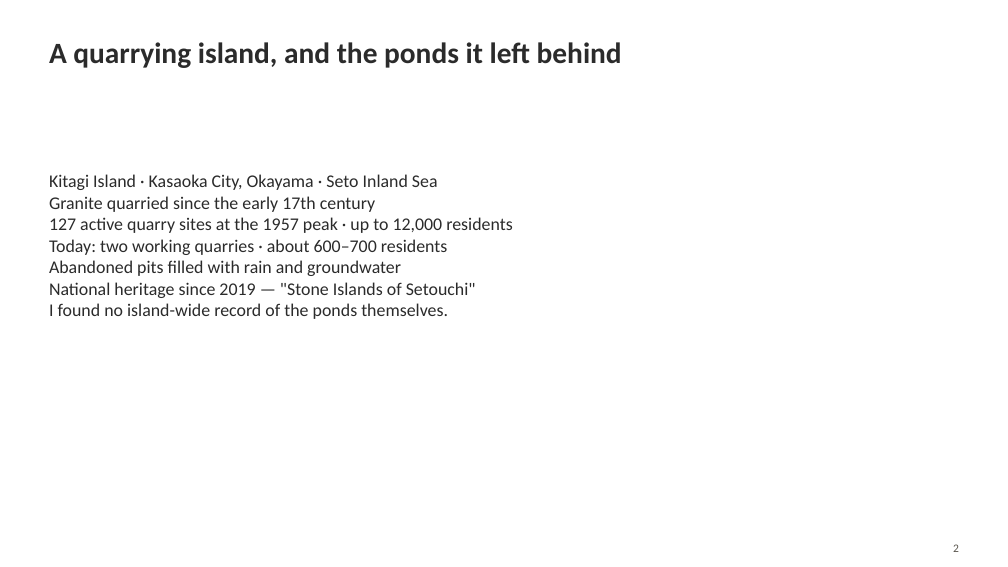
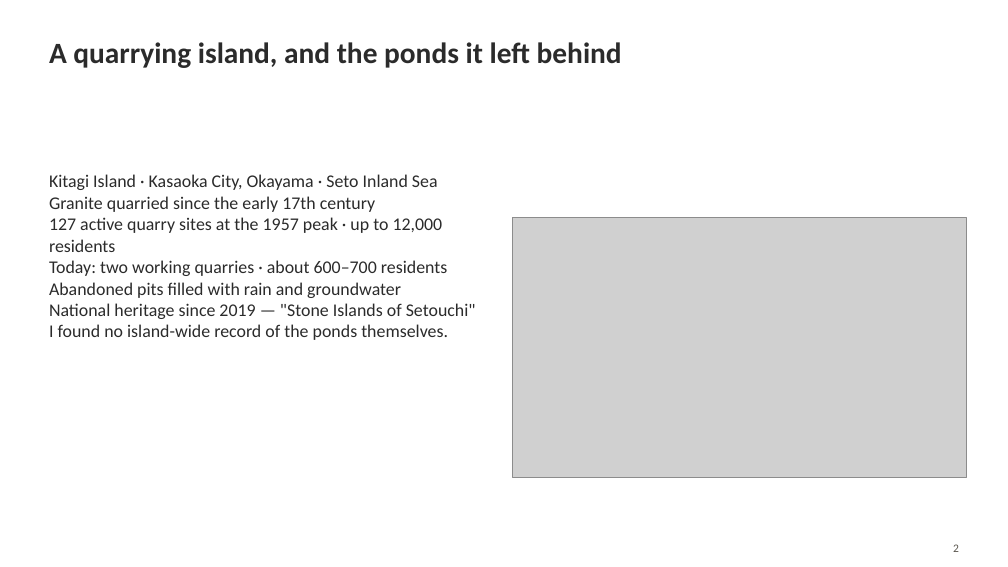
Before and after one commit to mopinfish/geo-laboratory, a slide deck: slide 2 of docs/presentations/exp002_kitagi_foss4g2026_presentation.pptx. Drawn at 1008x567 pixels with LibreOffice and Linux fonts; fonts in the diff are those of the drawing; grey boxes stand for pictures. Boxes give left, top, right and bottom in pixels: in the first picture for what was removed or moved away, otherwise in the second. Text is boxed around its words. In the diff, an @@ line names an element or a change of style, - is before the commit and + after.

```diff
--- a/docs/presentations/exp002_kitagi_foss4g2026_presentation.pptx
+++ b/docs/presentations/exp002_kitagi_foss4g2026_presentation.pptx
@@ text "Kitagi Island · Kasaoka City, ..." rewrapped from [49,174,512,319] to [49,174,476,340] @@
@@ picture added at [513,218,966,478] @@
```
Also in this commit, not shown: 10 other slides changed, 14 other files.
